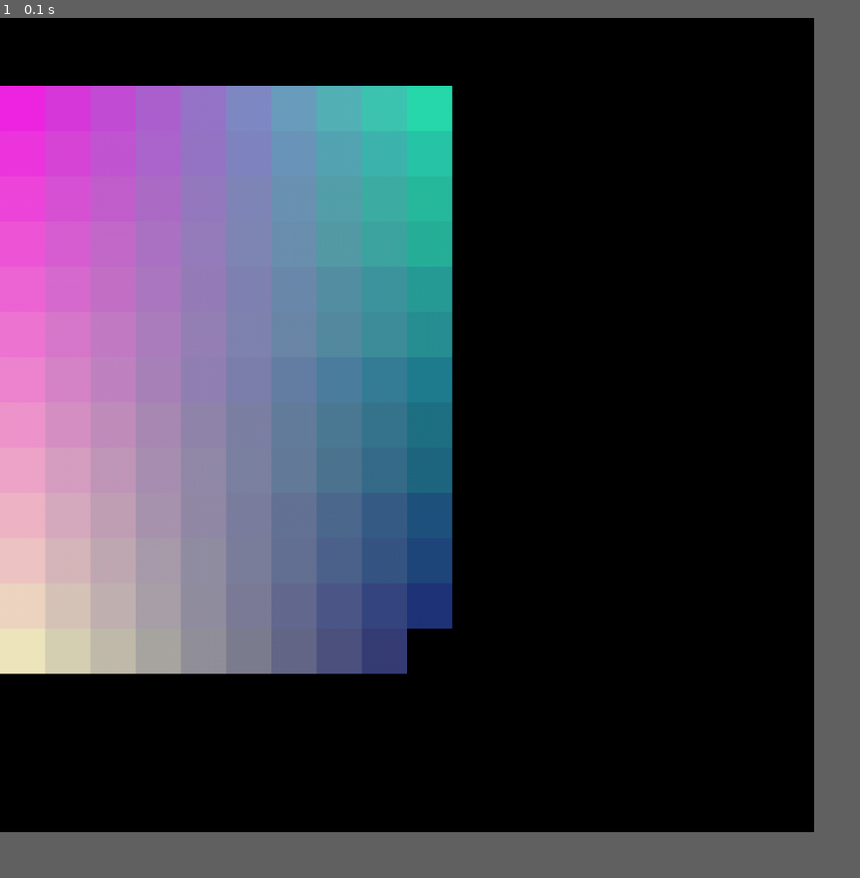
Above: before the commit, frame 1.
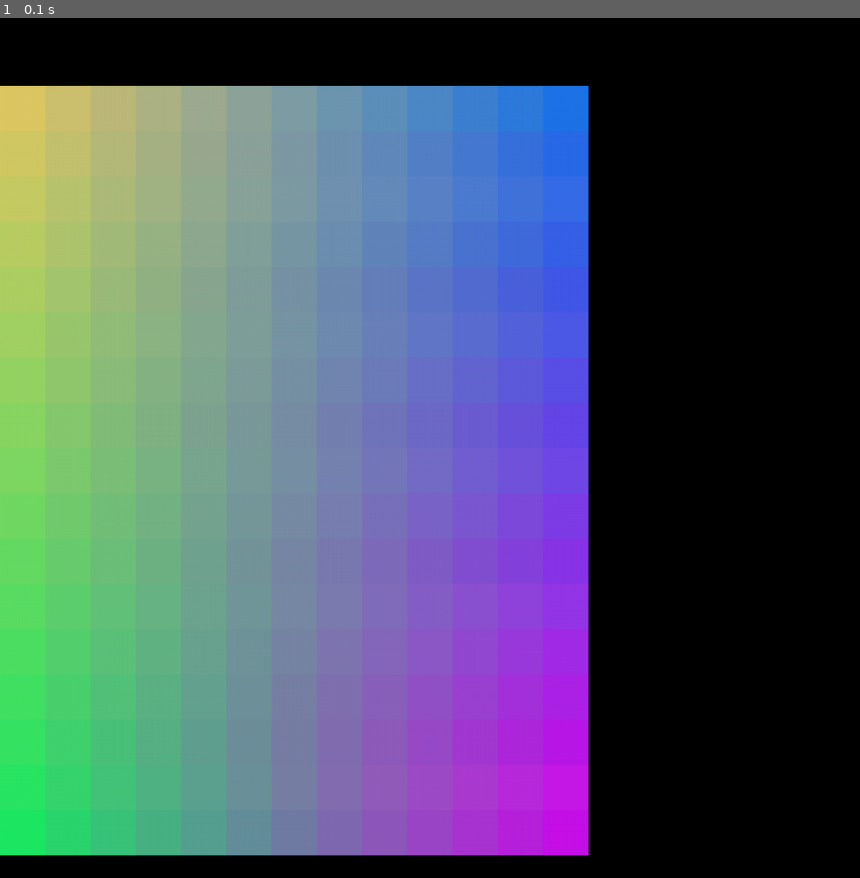
Above: after the commit, the same moment.

Repository: Angelina-ainel/PyGame-Project
Game: pygame game, started from field.py
Same seed, same stepped clock (60 frames per second), same inputs: the game is played once before the commit and once after it.
Inputs:
- Up to frame 1 (0.1 s): no input
In our replay, the window is 852x852 before the commit and 900x900 after it. These sizes can differ from the game's own. Grey fills any space a smaller window leaves; there, only what the larger window draws over its background counts as a difference.

The runs differ from the first frame. In frame 1, 58% of the frame differs, in the area x 0-69%, y 7-98%.

Commit message:
this thing is working without visible bugs now

Diff:
--- a/field.py
+++ b/field.py
@@ -1,48 +1,6 @@
 import pygame as pg
 import numpy as np
 from PIL import ImageColor
-
-
-class Board:
-    def __init__(self, width, height, color1, color2, color3, color4):
-        self.width = width
-        self.height = height
-        self.board = [[0] * width for _ in range(height)]
-        self.left = 50
-        self.top = 50
-        self.cell_size = 50
-        self.left_top = color1
-        self.right_top = color2
-        self.left_bottom = color3
-        self.right_bottom = color4
-        self.elements = []
-
-    def set_view(self, left, top, cell_size):
-        self.left = left
-        self.top = top
-        self.cell_size = cell_size
-
-    def render(self, surface):
-        for r in range(len(self.board)):
-            for c in range(len(self.board[r])):
-                pg.draw.rect(surface, 'white',
-                             (self.left + c * self.cell_size,
-                              self.top + r * self.cell_size,
-                              self.cell_size, self.cell_size))
-
-    def get_click(self, mouse_pos):
-        cell = self.get_cell(mouse_pos)
-        self.on_click(cell)
-
-    def get_cell(self, mouse_coord):
-        x, y = mouse_coord
-        r, c = (y - self.top) // self.cell_size, (x - self.left) // self.cell_size
-        if 0 <= r < self.height and 0 <= c < self.width:
-            return r, c
-        return None
-
-    def on_click(self, cell):
-        print(cell)
 
 
 class Element(pg.sprite.Sprite):
@@ -79,22 +37,20 @@
 
     def render(self):
         r, c = 0, 0
-        drawn_1 = False
         coeff_h_left = (self.left_bottom - self.left_top) // self.height
         coeff_h_right = (self.right_bottom - self.right_top) // self.height
-        for n in range(self.height * self.width + self.width + 1):
+        for n in range(self.height * self.width + self.width):
             coeff_w = ((self.right_top + (coeff_h_right * r)) - (self.left_top + (coeff_h_left * r))) // self.width
-            if c < self.width: # or (c == 0 and r == 0)
+            if c < self.width:
+                if c == 0 and r != 0:
+                    c += 1
                 Element(r, c, self.top, self.cell_size,
                         self.left_top + (coeff_h_left * r) + (coeff_w * c), self.all_elems)
-                print(c, r)
                 c += 1
             else:
                 c = 0
                 r += 1
                 Element(r, c, self.top, self.cell_size, self.left_top + (coeff_h_left * r), self.all_elems)
-                drawn_1 = True
-                print('element was drown on the left')
 
     def get_click(self, mouse_pos):
         cell = self.get_cell(mouse_pos)
@@ -113,12 +69,12 @@
 
 if __name__ == '__main__':
     pg.init()
-    screen = pg.display.set_mode((900, 900))
-    lt = np.array((239, 38, 226))
-    rt = np.array((24, 240, 168))
-    lb = np.array((247, 246, 198))
-    rb = np.array((16, 6, 107))
-    level = Field(10, 13, lt, rt, lb, rb)
+    screen = pg.display.set_mode((950, 950))
+    lt = np.array((222, 200, 100))
+    rt = np.array((16, 117, 249))
+    lb = np.array((34, 244, 111))
+    rb = np.array((230, 11, 255))
+    level = Field(13, 16, lt, rt, lb, rb)
     level.set_view(0, 75, 50)
     running = True
     level.render()
